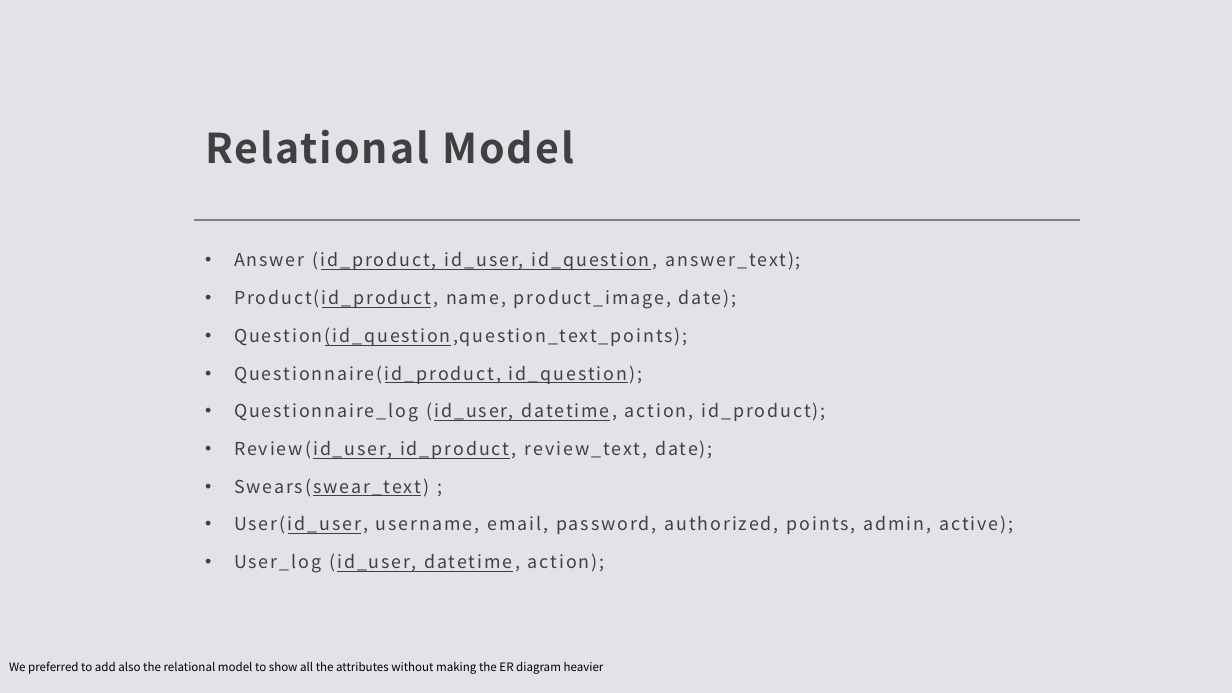
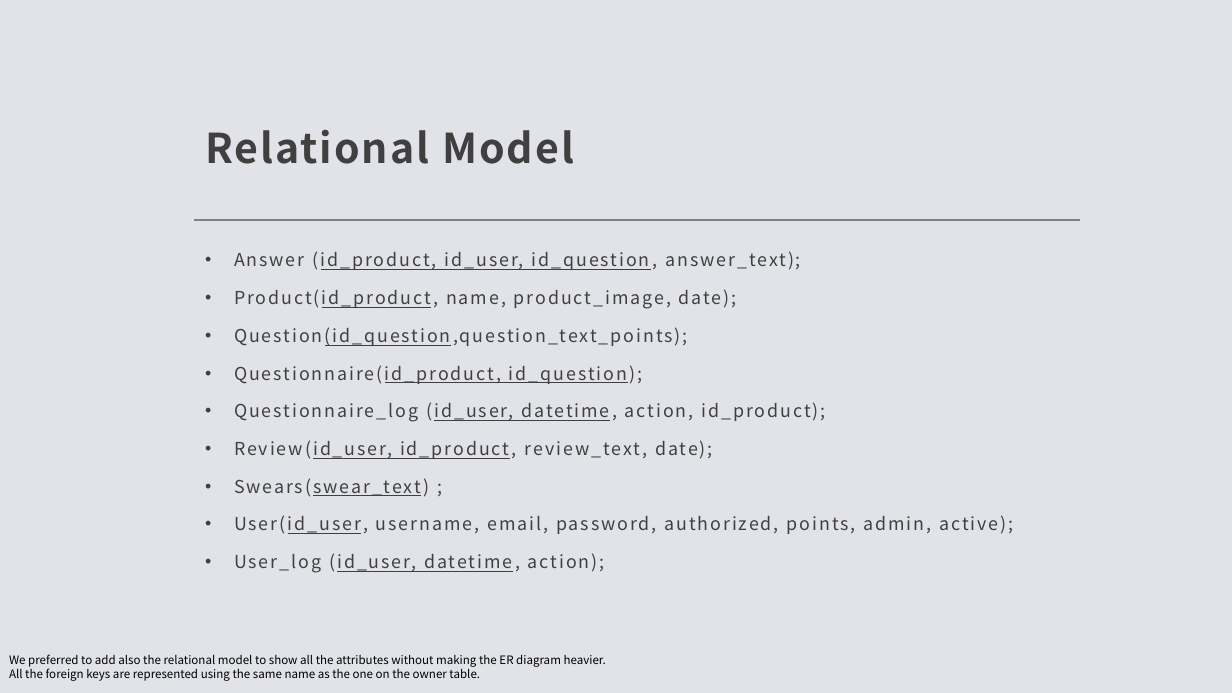
Before and after one commit to FPuoti255/GamifiedMarket, a slide deck: slide 6 of src/main/resources/PPTX/Gamified Market.pptx. Drawn at 1232x693 pixels with LibreOffice and Linux fonts; fonts in the diff are those of the drawing. Boxes give left, top, right and bottom in pixels: in the first picture for what was removed or moved away, otherwise in the second. Text is boxed around its words. In the diff, an @@ line names an element or a change of style, - is before the commit and + after.

Commit message:
presentation

```diff
--- a/src/main/resources/PPTX/Gamified Market.pptx
+++ b/src/main/resources/PPTX/Gamified Market.pptx
@@ text at [9, 654, 606, 681]: text changed @@
-We preferred to add also the relational model to show all the attributes without making the ER diagram heavier
+We preferred to add also the relational model to show all the attributes without making the ER diagram heavier.
+All the foreign keys are represented using the same name as the one on the owner table.
```
Also in this commit, not shown: 4 slides added, 1 slide removed.
